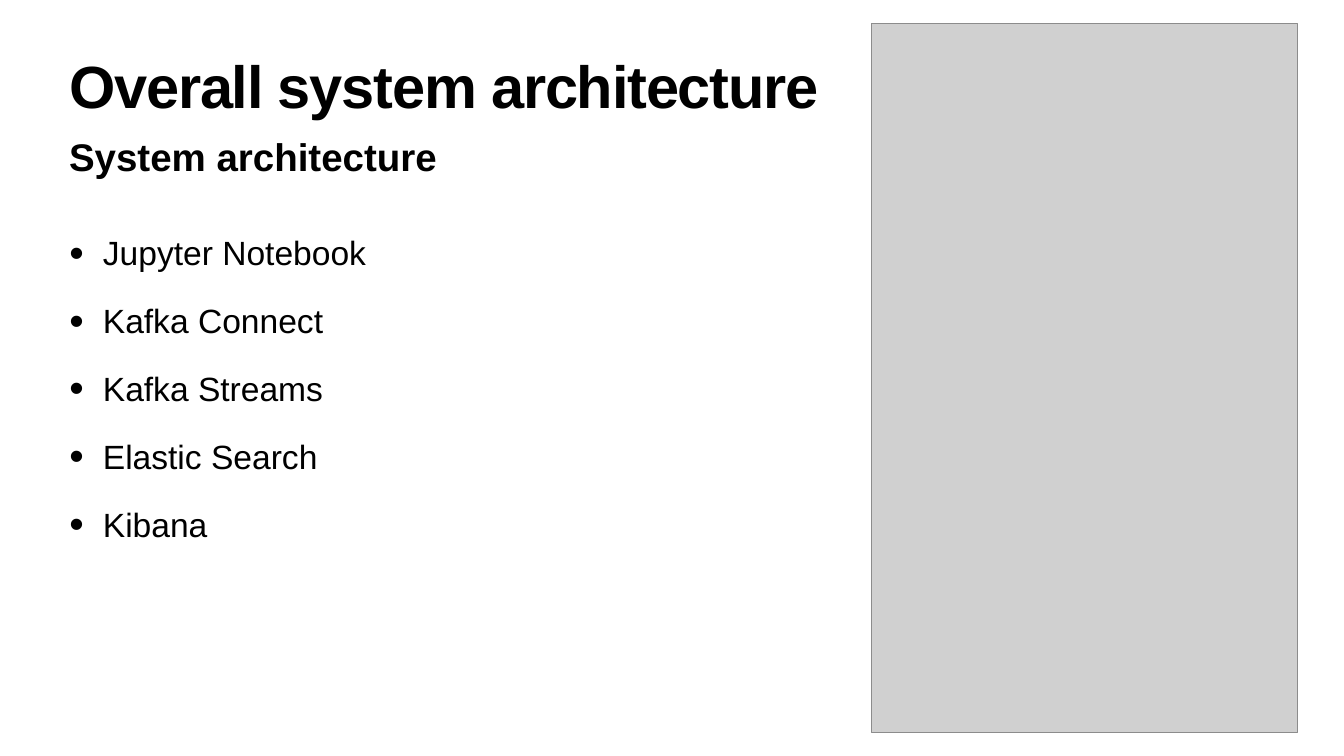
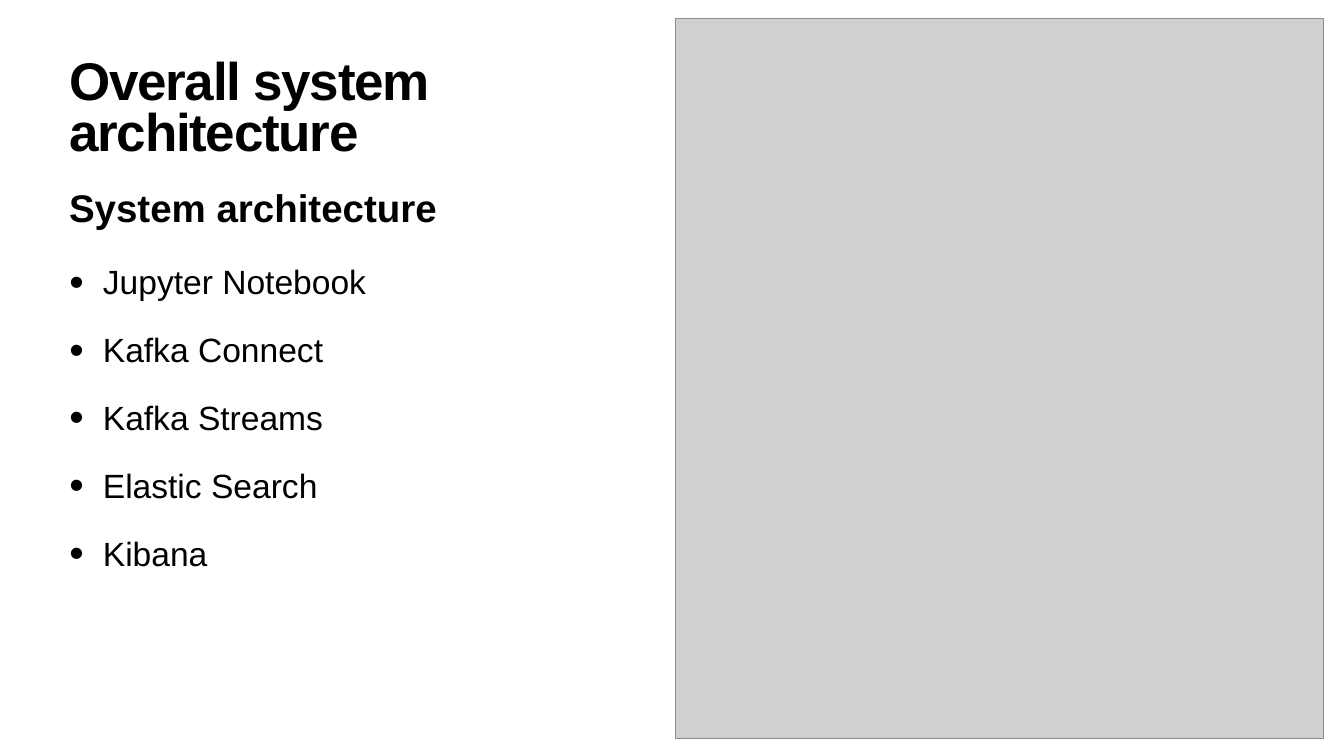
Before and after one commit to JoeRakhimov/AnomalyDetection, a slide deck: slide 4 of report/presentation.pptx. Drawn at 1344x756 pixels with LibreOffice and Linux fonts; fonts in the diff are those of the drawing; grey boxes stand for pictures. Boxes give left, top, right and bottom in pixels: in the first picture for what was removed or moved away, otherwise in the second. Text is boxed around its words. In the diff, an @@ line names an element or a change of style, - is before the commit and + after.

```diff
--- a/report/presentation.pptx
+++ b/report/presentation.pptx
@@ picture: place and size @@
-picture at <box>871,24,1298,733</box>
+picture at <box>675,18,1323,738</box>
@@ title at <box>69,61,430,152</box>: text changed; size 85 to 75.7 pt @@
-Overall system architecture
+Overall system
+architecture
@@ text "System architecture": place and size @@
-text "System architecture" at <box>69,143,437,179</box>
+text "System architecture" at <box>69,194,437,229</box>
@@ text "Jupyter Notebook": place and size @@
-text "Jupyter Notebook" at <box>103,240,366,538</box>
+text "Jupyter Notebook" at <box>103,269,366,567</box>
```
Also in this commit, not shown: 5 other slides changed, 6 slides added, 2 other files.
